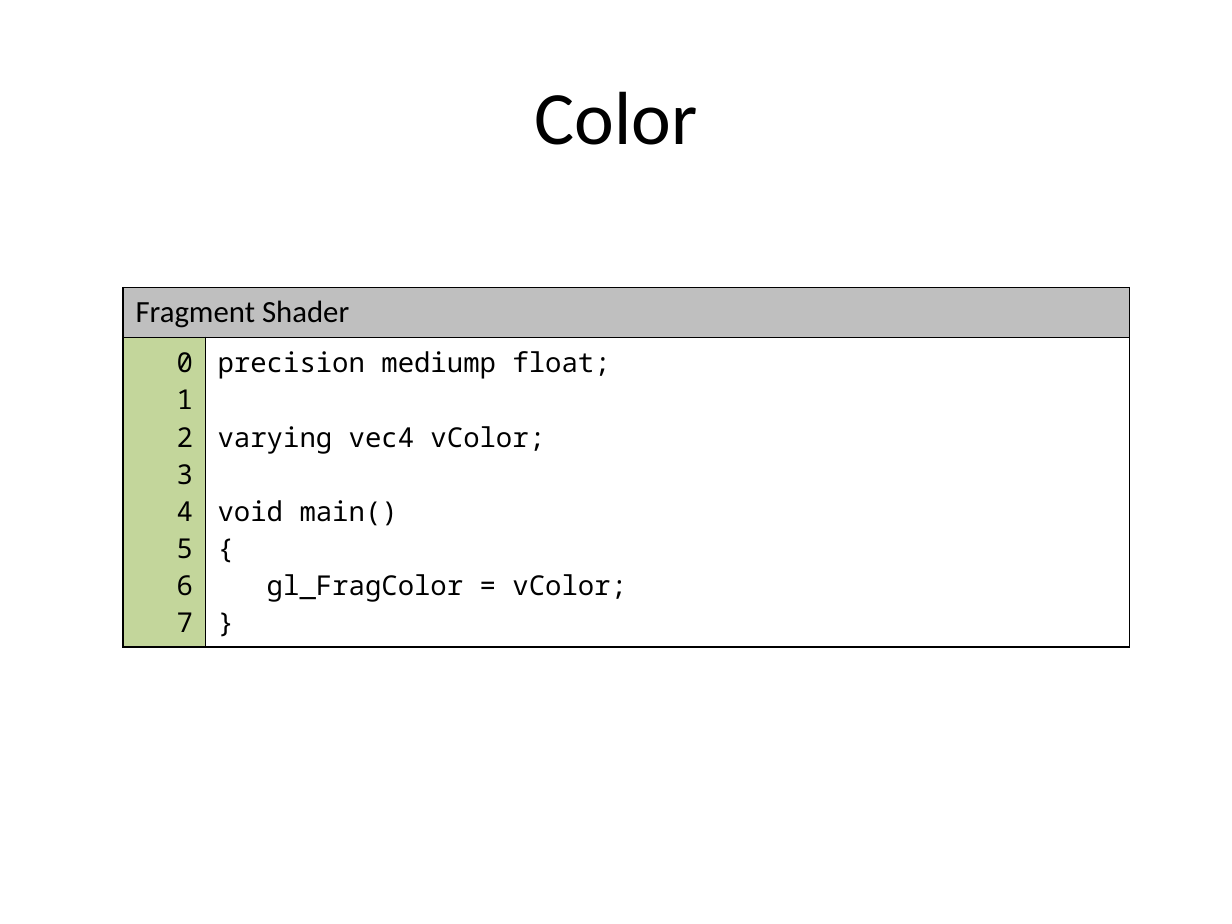
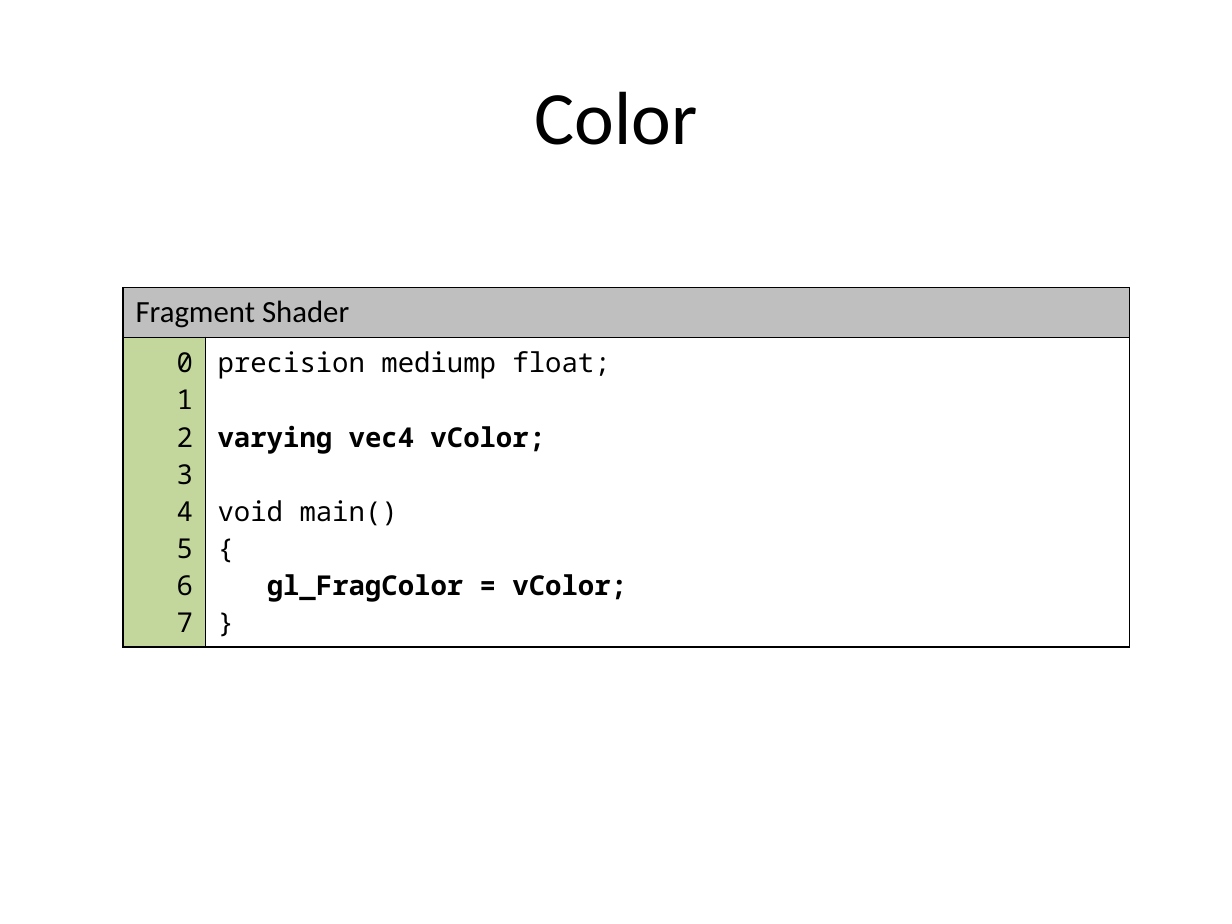
Before and after one commit to grantnelson-wf/webgl-fun, a slide deck: slide 5 of docs/Slides.pptx. Drawn at 1232x924 pixels with LibreOffice and Linux fonts; fonts in the diff are those of the drawing; background and template pictures are left out. Boxes give left, top, right and bottom in pixels: in the first picture for what was removed or moved away, otherwise in the second. Text is boxed around its words. In the diff, an @@ line names an element or a change of style, - is before the commit and + after.

```diff
--- a/docs/Slides.pptx
+++ b/docs/Slides.pptx
@@ table at <box>123,287,1130,636</box> @@
@@ bold on in "varying vec4 vColor;", "gl_FragColor = vColor;" @@
```
Also in this commit, not shown: 17 other slides changed, 12 slides added, 3 slides removed, 1 other file.
